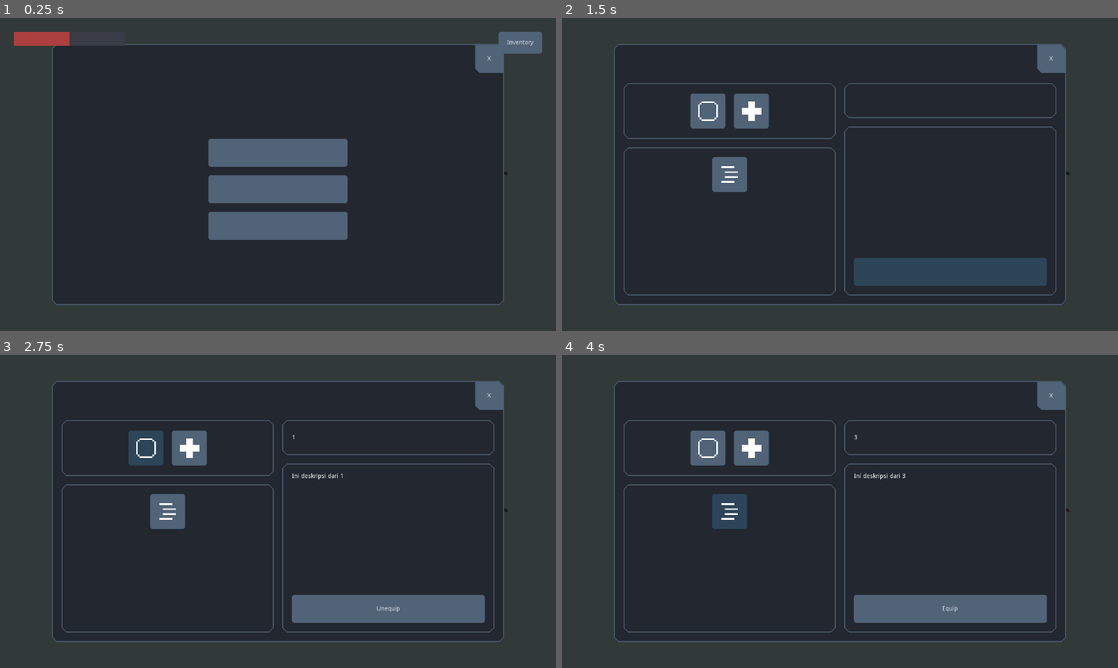
Above: before the commit, frames 1-4 (two rows, left to right).
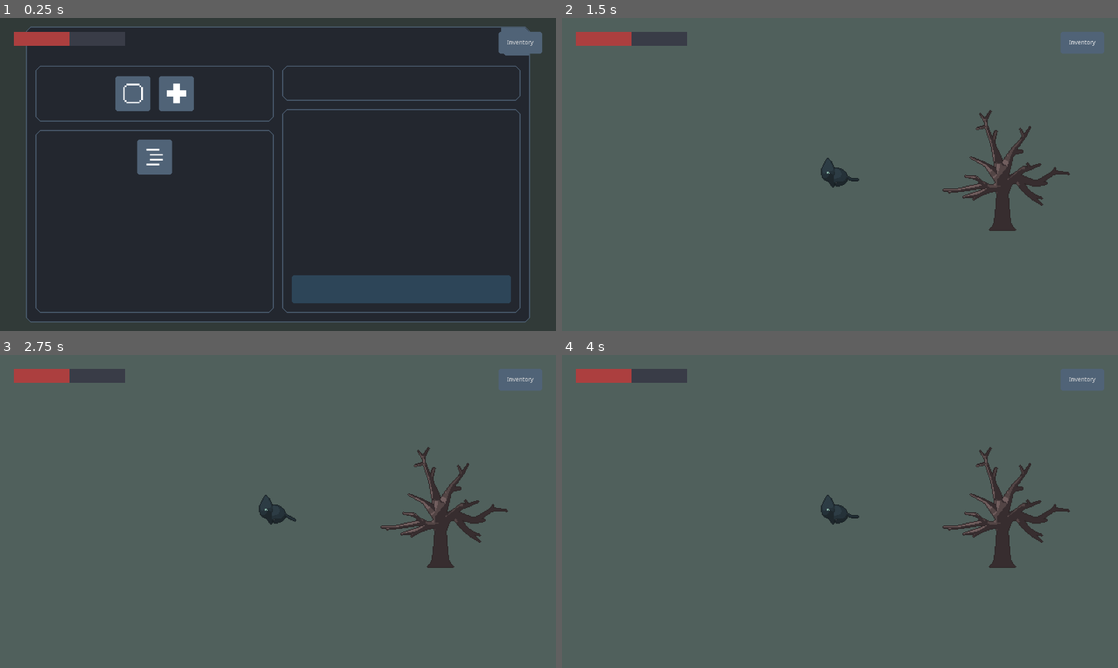
Above: after the commit, the same moments.

Repository: deerformera/neruka
Game: Godot game, scene res://worlds/world.tscn
Two runs of this game, one before a commit and one after it. Both use one fixed random seed, a clock stepped at 60 frames per second and the inputs below.
Inputs (mouse positions are in pixels of both pictures, inside the frame that each line leads up to):
- Up to frame 1 (0.25 s): no input
- Up to frame 2 (1.5 s): click "X" at 0.5 s; click "Inventory" (after the commit: "X") at 1.25 s
- Up to frame 3 (2.75 s): click (144, 448) at 2.02 s
- Up to frame 4 (4 s): click (751, 448) at 2.77 s; click (728, 511) at 3.52 s

The runs differ from the first frame. In frame 1, 16% of the frame differs, in the area x 4-96%, y 2-98%; in frame 2, 96%, in the area x 0-100%, y 0-100%; in frame 3, 96%; in frame 4, 96%.

Commit message:
inventory rewrite

Diff:
--- a/gui/tab.tscn
+++ b/gui/tab.tscn
@@ -1,7 +1,8 @@
-[gd_scene load_steps=5 format=2]
+[gd_scene load_steps=6 format=2]
 
 [ext_resource path="res://gui/default.tres" type="Theme" id=1]
 [ext_resource path="res://gui/tab.gd" type="Script" id=2]
+[ext_resource path="res://gui/tabs/inventory.tscn" type="PackedScene" id=3]
 
 [sub_resource type="StyleBoxFlat" id=1]
 bg_color = Color( 0.317647, 0.392157, 0.470588, 1 )
@@ -28,33 +29,33 @@
 anchor_bottom = 1.0
 mouse_filter = 2
 theme = ExtResource( 1 )
-custom_constants/margin_right = 120
-custom_constants/margin_top = 60
-custom_constants/margin_left = 120
-custom_constants/margin_bottom = 60
+custom_constants/margin_right = 60
+custom_constants/margin_top = 20
+custom_constants/margin_left = 60
+custom_constants/margin_bottom = 20
 
 [node name="P" type="PanelContainer" parent="M"]
-margin_left = 120.0
-margin_top = 60.0
-margin_right = 1160.0
-margin_bottom = 660.0
+margin_left = 60.0
+margin_top = 20.0
+margin_right = 1220.0
+margin_bottom = 700.0
 mouse_filter = 2
 
 [node name="VB" type="VBoxContainer" parent="M/P"]
 margin_left = 2.0
 margin_top = 2.0
-margin_right = 1038.0
-margin_bottom = 598.0
+margin_right = 1158.0
+margin_bottom = 678.0
 mouse_filter = 2
 
 [node name="Top" type="HBoxContainer" parent="M/P/VB"]
-margin_right = 1036.0
+margin_right = 1156.0
 margin_bottom = 64.0
 rect_min_size = Vector2( 0, 64 )
 mouse_filter = 2
 
 [node name="Label" type="Label" parent="M/P/VB/Top"]
-margin_right = 968.0
+margin_right = 1088.0
 margin_bottom = 64.0
 size_flags_horizontal = 3
 size_flags_vertical = 1
@@ -62,8 +63,8 @@
 valign = 1
 
 [node name="Button" type="Button" parent="M/P/VB/Top"]
-margin_left = 972.0
-margin_right = 1036.0
+margin_left = 1092.0
+margin_right = 1156.0
 margin_bottom = 64.0
 rect_min_size = Vector2( 64, 64 )
 focus_mode = 0
@@ -77,8 +78,8 @@
 
 [node name="Main" type="MarginContainer" parent="M/P/VB"]
 margin_top = 68.0
-margin_right = 1036.0
-margin_bottom = 596.0
+margin_right = 1156.0
+margin_bottom = 676.0
 mouse_filter = 2
 size_flags_horizontal = 3
 size_flags_vertical = 3
@@ -87,34 +88,10 @@
 custom_constants/margin_left = 20
 custom_constants/margin_bottom = 20
 
-[node name="Upgrade" type="VBoxContainer" parent="M/P/VB/Main"]
+[node name="Inventory" parent="M/P/VB/Main" instance=ExtResource( 3 )]
+anchor_right = 0.0
+anchor_bottom = 0.0
 margin_left = 20.0
 margin_top = 20.0
-margin_right = 1016.0
-margin_bottom = 508.0
-custom_constants/separation = 20
-alignment = 1
-
-[node name="Button" type="Button" parent="M/P/VB/Main/Upgrade"]
-margin_left = 338.0
-margin_top = 128.0
-margin_right = 658.0
-margin_bottom = 192.0
-rect_min_size = Vector2( 320, 64 )
-size_flags_horizontal = 4
-
-[node name="Button2" type="Button" parent="M/P/VB/Main/Upgrade"]
-margin_left = 338.0
-margin_top = 212.0
-margin_right = 658.0
-margin_bottom = 276.0
-rect_min_size = Vector2( 320, 64 )
-size_flags_horizontal = 4
-
-[node name="Button3" type="Button" parent="M/P/VB/Main/Upgrade"]
-margin_left = 338.0
-margin_top = 296.0
-margin_right = 658.0
-margin_bottom = 360.0
-rect_min_size = Vector2( 320, 64 )
-size_flags_horizontal = 4
+margin_right = 1136.0
+margin_bottom = 588.0
--- a/gui/tabs/inventory.gd
+++ b/gui/tabs/inventory.gd
@@ -2,66 +2,67 @@
 
 var item = preload("res://gui/tabs/inventoryItem.tscn")
 
-var selected: int
+var selected: int = 0
+
+var abilities: Array
+var current_abilities: Array
 
 func _ready():
-	$Right/Bottom/M/VB/EquipButton.connect("pressed", self, "onEquip")
+	$Right/Bottom/M/VB/EquipButton.connect("pressed",self, "onEquip")
+	abilities = CatController.Abilities.abilities
+	current_abilities = CatController.Abilities.current_abilities
 	refresh()
 
 func refresh():
-	$Right/Bottom/M/VB/Desc.text = ""
-	$Right/Top/M/Name.text = ""
-	$Right/Bottom/M/VB/EquipButton.disabled = true
 
-	for i in [$Left/Top/Equipped.get_children(), $Left/Bottom/S/M/Equipments.get_children()]:
-		for ii in i:
-			ii.free()
+	for i in $Left/Bottom/S/M/Equipments.get_children(): i.queue_free()
+	for i in $Left/Top/Equipped.get_children(): i.queue_free()
 
-	for i in CatController.current_abilities:
-		if i <= 0: continue
-		$Left/Top/Equipped.add_child(createItem(i))
-
-	for i in CatController.abilities:
-		if i <= 0: continue
-		if i in CatController.current_abilities: continue
+	for i in abilities:
+		if i in current_abilities: continue
 		$Left/Bottom/S/M/Equipments.add_child(createItem(i))
 
-func onItemSelected(pressed: bool, id: int):
-	if pressed:
-		selected = id
-
-		$Right/Bottom/M/VB/EquipButton.disabled = false
-
-		for i in [$Left/Top/Equipped.get_children(), $Left/Bottom/S/M/Equipments.get_children()]:
-			for ii in i:
-				if not ii.name as int == id: ii.pressed = false
-
-		$Right/Top/M/Name.text = id as String
-		$Right/Bottom/M/VB/Desc.text = "Ini deskripsi dari " + id as String
-
-		if id in CatController.current_abilities: $Right/Bottom/M/VB/EquipButton.text = "Unequip"
-		else:
-			if CatController.current_abilities.size() >= 4: $Right/Bottom/M/VB/EquipButton.disabled = true
-			$Right/Bottom/M/VB/EquipButton.text = "Equip"
-	else:
-		if id == selected:
-			$Right/Bottom/M/VB/EquipButton.disabled = true
-			$Right/Bottom/M/VB/Desc.text = ""
-			$Right/Top/M/Name.text = ""
+	for i in current_abilities:
+		$Left/Top/Equipped.add_child(createItem(i))
 
 func createItem(id: int) -> Button:
 	if id <= 0: return null
 	var item_ins = item.instance()
-	item_ins.name = str(id)
 	item_ins.get_node("M/Icon").texture = load("res://misc/abilities/" + str(id) + ".png")
-	item_ins.connect("toggled", self, "onItemSelected", [id])
+	item_ins.name = id as String
+	item_ins.connect("pressed", self, "onItemSelected", [id, item_ins])
 	return item_ins
 
+func onItemSelected(id: int, node: Button):
+		if selected == id:
+			setDescription(0)
+		else: setDescription(id)
+		for i in [$Left/Bottom/S/M/Equipments.get_children(), $Left/Top/Equipped.get_children()]:
+			for ii in i:
+				if ii != node:
+					ii.pressed = false
+
+func setDescription(id: int) -> void:
+	if id <= 0:
+		$Right/Top/M/Name.text = ""
+		$Right/Bottom/M/VB/Desc.text = ""
+		$Right/Bottom/M/VB/EquipButton.text = ""
+		$Right/Bottom/M/VB/EquipButton.disabled = true
+		selected = 0
+		return
+
+	$Right/Top/M/Name.text = id as String
+	$Right/Bottom/M/VB/Desc.text = "description of " + id as String
+	$Right/Bottom/M/VB/EquipButton.disabled = false
+	if id in current_abilities:
+		$Right/Bottom/M/VB/EquipButton.text = "Unequip"
+	else: $Right/Bottom/M/VB/EquipButton.text = "Equip"
+
+	selected = id
+
 func onEquip():
-	if selected in CatController.current_abilities:
-		CatController.current_abilities.remove(CatController.current_abilities.find(selected))
-	else:
-		if CatController.current_abilities.size() == 4: return
-		CatController.current_abilities.append(selected)
-
+	if selected in current_abilities:
+		current_abilities.erase(selected)
+	else: current_abilities.append(selected)
+	setDescription(0)
 	refresh()
--- a/project.godot
+++ b/project.godot
@@ -9,6 +9,11 @@
 config_version=4
 
 _global_script_classes=[ {
+"base": "Node",
+"class": "AbilitiesController",
+"language": "GDScript",
+"path": "res://scripts/abilitiesController.gd"
+}, {
 "base": "KinematicBody2D",
 "class": "Character",
 "language": "GDScript",
@@ -18,6 +23,11 @@
 "class": "Enemy",
 "language": "GDScript",
 "path": "res://classes/enemy.gd"
+}, {
+"base": "Node",
+"class": "LevelController",
+"language": "GDScript",
+"path": "res://scripts/levelController.gd"
 }, {
 "base": "Node",
 "class": "State",
@@ -30,8 +40,10 @@
 "path": "res://classes/stateMachine.gd"
 } ]
 _global_script_class_icons={
+"AbilitiesController": "",
 "Character": "",
 "Enemy": "",
+"LevelController": "",
 "State": "",
 "StateMachine": ""
 }
--- /dev/null
+++ b/scripts/abilitiesController.gd
@@ -0,0 +1,27 @@
+extends Node
+class_name AbilitiesController
+
+var knowledge = []
+
+var abilities = [1,2,3]
+var current_abilities = [1, 2]
+
+signal abilities_changed
+
+func setAbilities(val: Array) -> void:
+	current_abilities = val
+	emit_signal("abilities_changed")
+
+func learn(id: int):
+	if id in abilities: return
+	if id <= 0: return
+
+	abilities.append(id)
+	print("You Learned ", id)
+
+func identify(id: int):
+	if id in knowledge: return
+	if id <= 0: return
+
+	knowledge.append(id)
+	print("You identify ", id)
--- a/scripts/catController.gd
+++ b/scripts/catController.gd
@@ -1,10 +1,4 @@
 extends Node
 
-var stats = {
-	"vitality": 0,
-	"strength": 0,
-	"mind": 0
-}
-
-var abilities = [1,2,3]
-var current_abilities = [1,2]
+var Abilities: AbilitiesController = preload("res://scripts/abilitiesController.gd").new()
+var Level: LevelController = preload("res://scripts/levelController.gd").new()
--- /dev/null
+++ b/scripts/levelController.gd
@@ -0,0 +1,21 @@
+extends Node
+class_name LevelController
+var stats = {
+	"vitality": 0,
+	"strength": 0,
+	"mind": 0
+}
+
+func getLevels() -> int:
+	var total = 1
+	for i in stats: stats += i
+	return total
+
+
+func upgradeLevels(val: Dictionary) -> void:
+	for i in val.keys():
+		if not stats.has(i): continue
+		stats[i] += val[i]
+
+func getLevelsRequirement(val: Dictionary) -> int:
+	return 0
